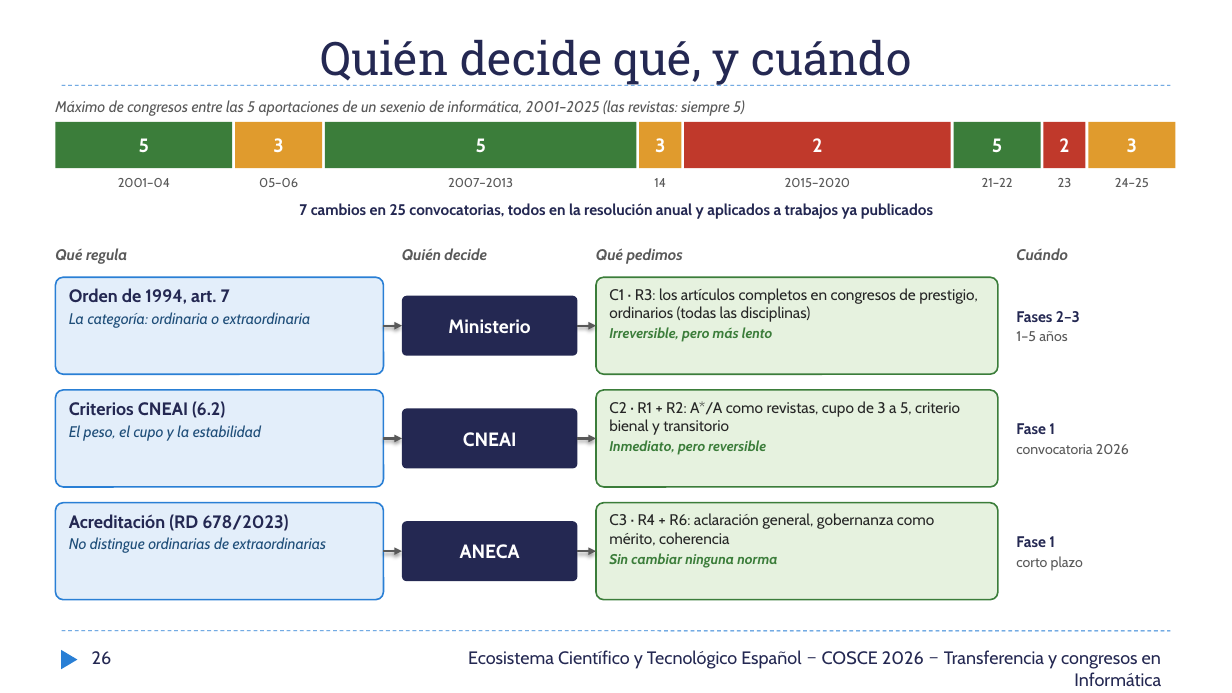
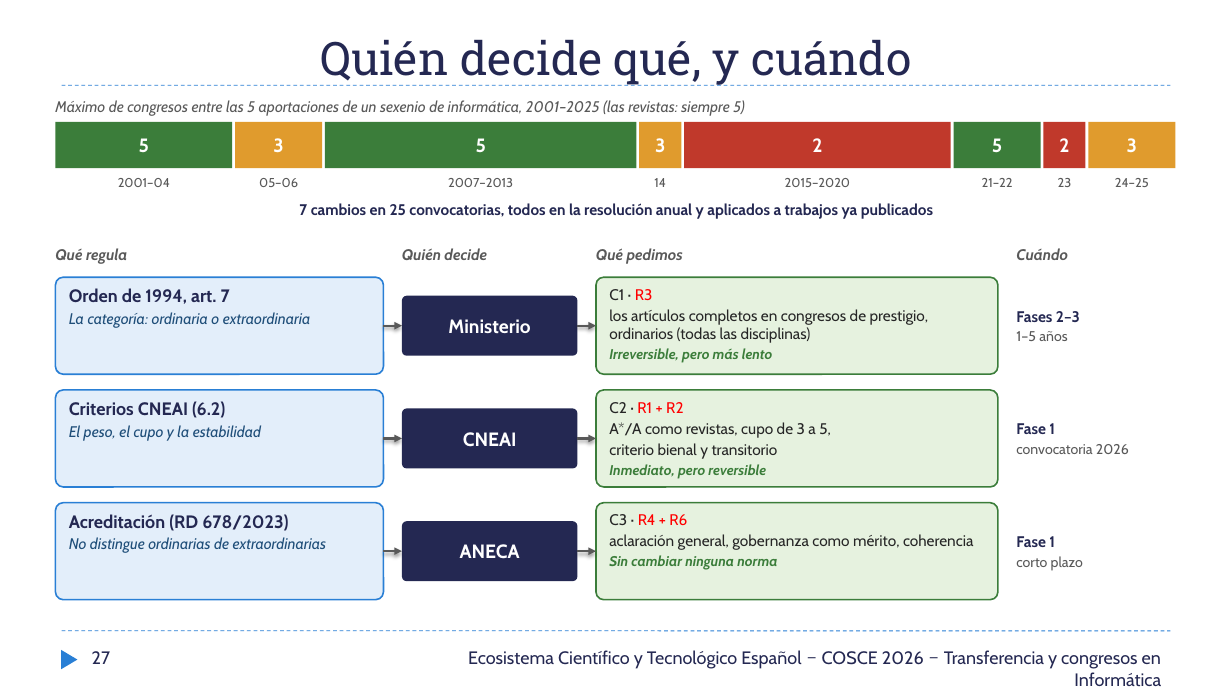
Before and after one commit to AVallecillo/InformeBibliometrico2026, a slide deck: slide 27 of docs/SCIE_JornadaSociedadesCOSCE_24-sept-2026_v05.pptx (slide 26 before the commit). Drawn at 1232x693 pixels with LibreOffice and Linux fonts; fonts in the diff are those of the drawing. Boxes give left, top, right and bottom in pixels: in the first picture for what was removed or moved away, otherwise in the second. Text is boxed around its words. In the diff, an @@ line names an element or a change of style, - is before the commit and + after.

```diff
--- a/docs/SCIE_JornadaSociedadesCOSCE_24-sept-2026_v05.pptx
+++ b/docs/SCIE_JornadaSociedadesCOSCE_24-sept-2026_v05.pptx
@@ text in rounded rectangle at (609, 289, 929, 343): text changed @@
-C1 · R3: los artículos completos en congresos de prestigio, ordinarios (todas las disciplinas)
+C1 · R3
+los artículos completos en congresos de prestigio, ordinarios (todas las disciplinas)
@@ text in rounded rectangle at (609, 402, 831, 459): text changed @@
-C2 · R1 + R2: A*/A como revistas, cupo de 3 a 5, criterio bienal y transitorio
+C2 · R1 + R2
+A*/A como revistas, cupo de 3 a 5,
+criterio bienal y transitorio
@@ text in rounded rectangle at (609, 514, 973, 550): text changed @@
-C3 · R4 + R6: aclaración general, gobernanza como mérito, coherencia
+C3 · R4 + R6
+aclaración general, gobernanza como mérito, coherencia
@@ page number at (92, 651, 110, 664): text changed @@
-26
+27
```
Also in this commit, not shown: 16 other slides changed, 2 slides added, 1 slide removed, 3 other files.
